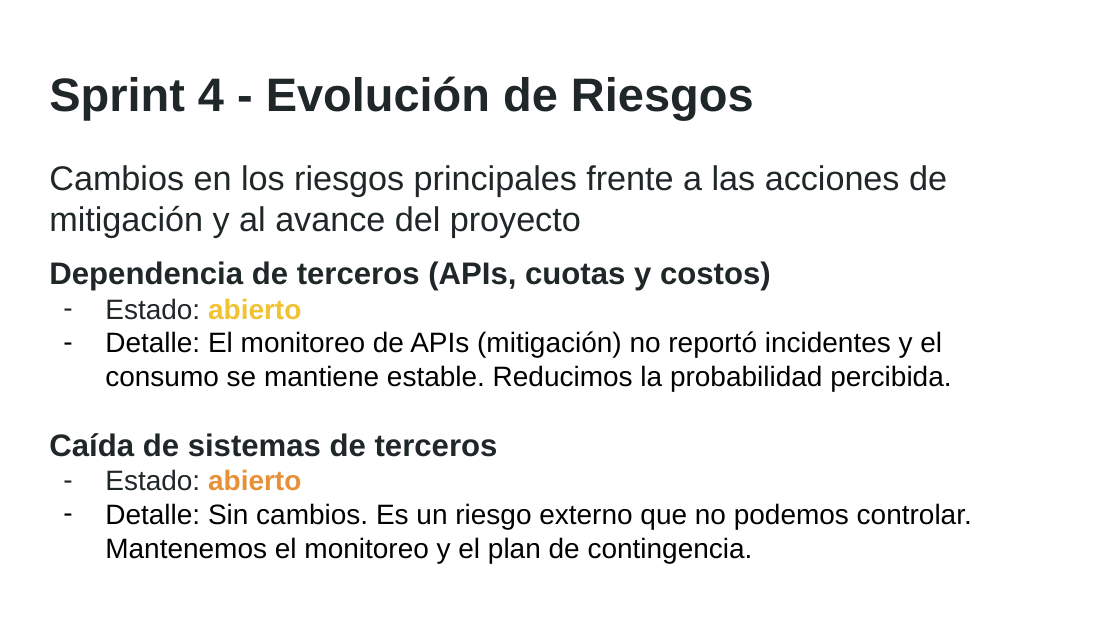
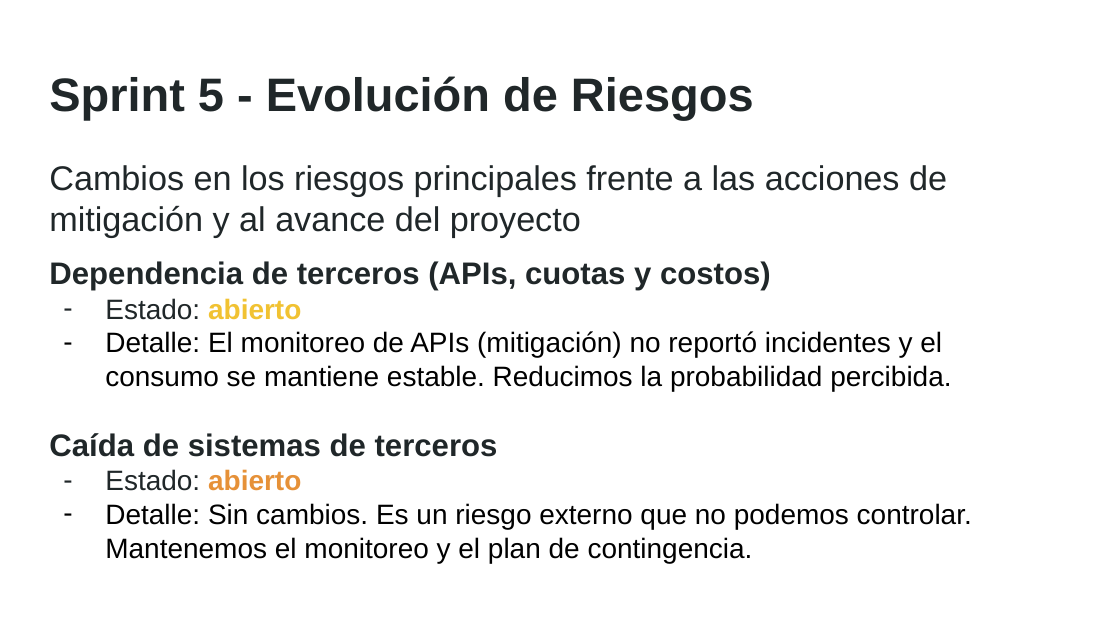
Before and after one commit to fiuba-gestion-grupo1/Artefactos, a slide deck: slide 14 of presentaciones/PPTX/Sprint 5.pptx. Drawn at 1120x630 pixels with LibreOffice and Linux fonts; fonts in the diff are those of the drawing. Boxes give left, top, right and bottom in pixels: in the first picture for what was removed or moved away, otherwise in the second. Text is boxed around its words. In the diff, an @@ line names an element or a change of style, - is before the commit and + after.

```diff
--- a/presentaciones/PPTX/Sprint 5.pptx
+++ b/presentaciones/PPTX/Sprint 5.pptx
@@ text at [49, 76, 754, 120]: text changed @@
-Sprint 4 - Evolución de Riesgos
+Sprint 5 - Evolución de Riesgos
```
Also in this commit, not shown: 2 other slides changed, 5 other files.
